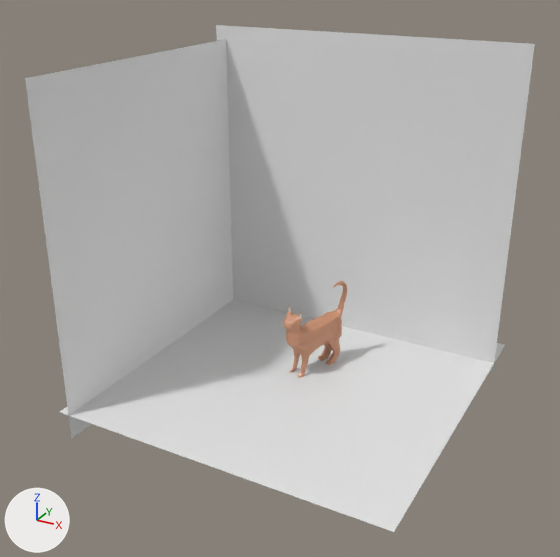
The Blender file animal.blend as it was, and as the next commit left it.
Before and after are seen from a camera (50 mm lens) standing at (20.8, -42.0, 27.6) and looking at (-1.0, -2.3, 7.8). Arrows for +X, +Y and +Z are at lower left; the lights stay in place.
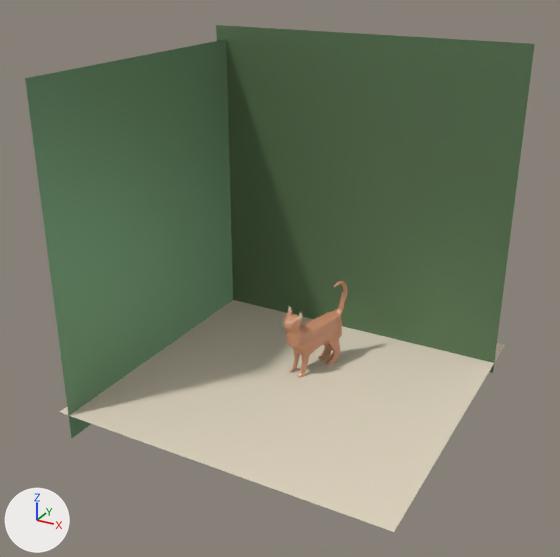
Boxes (x1, y1, x2, y2) around the edits, measured in the pictures (560 x 557 px):
'Plane.003', recoloured (grey to green)
    both: (216, 25, 535, 373)
'Plane.004', recoloured (grey to green)
    both: (25, 39, 233, 438)
'Plane.002', recoloured
    both: (60, 300, 505, 532)

Diff of the bpy script that builds the scene:
```diff
--- a/animal.blend.py
+++ b/animal.blend.py
@@ mat_material_003 @@
+mat_material_003 = bpy.data.materials.new('Material.003')
+# nodes: BsdfAnisotropic, BsdfDiffuse, MixShader, OutputMaterial
+# colours: white #e9dec9, beige #e7ae93
@@ mat_material_002 @@
+mat_material_002 = bpy.data.materials.new('Material.002')
+# nodes: BsdfAnisotropic, BsdfDiffuse, MixShader, OutputMaterial
+# colours: dark green #667b59, green #73a382
@@ me_plane_004 @@
 me_plane_004.from_pydata(...)  # 4 vertices, 1 face; spans x -1.0..1.0, y -1.0..1.0, z 0.0
+me_plane_004.materials.append(mat_material_002)
@@ me_plane_003 @@
 me_plane_003.from_pydata(...)  # 4 vertices, 1 face; spans x -1.0..1.0, y -1.0..1.0, z 0.0
+me_plane_003.materials.append(mat_material_002)
@@ me_plane_002 @@
 me_plane_002.from_pydata(...)  # 4 vertices, 1 face; spans x -1.0..1.0, y -1.0..1.0, z 0.0
+me_plane_002.materials.append(mat_material_003)
```
